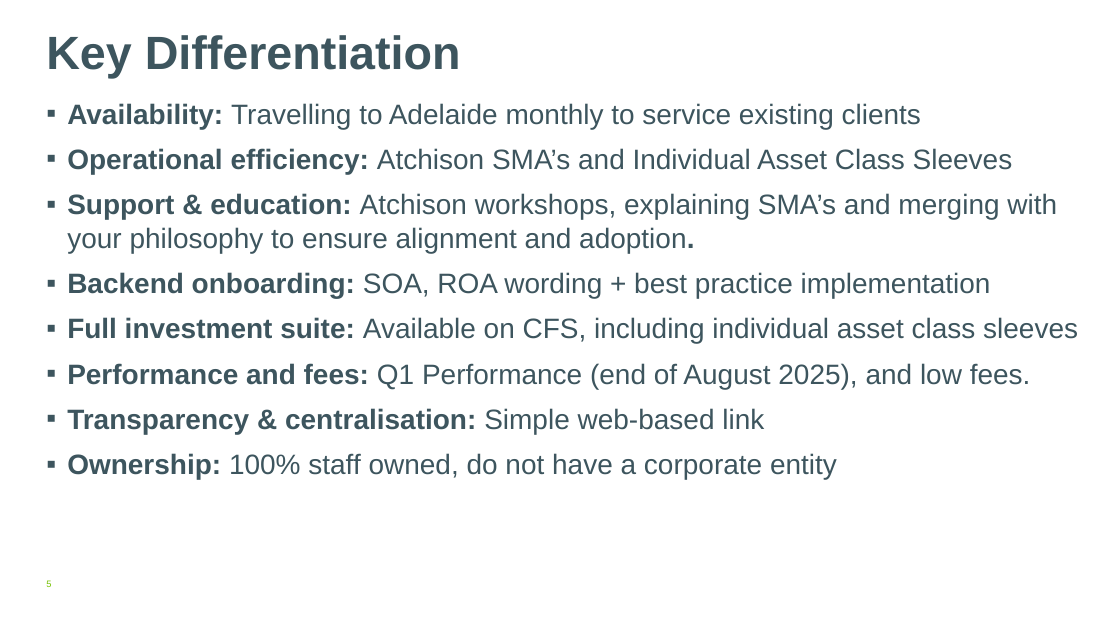
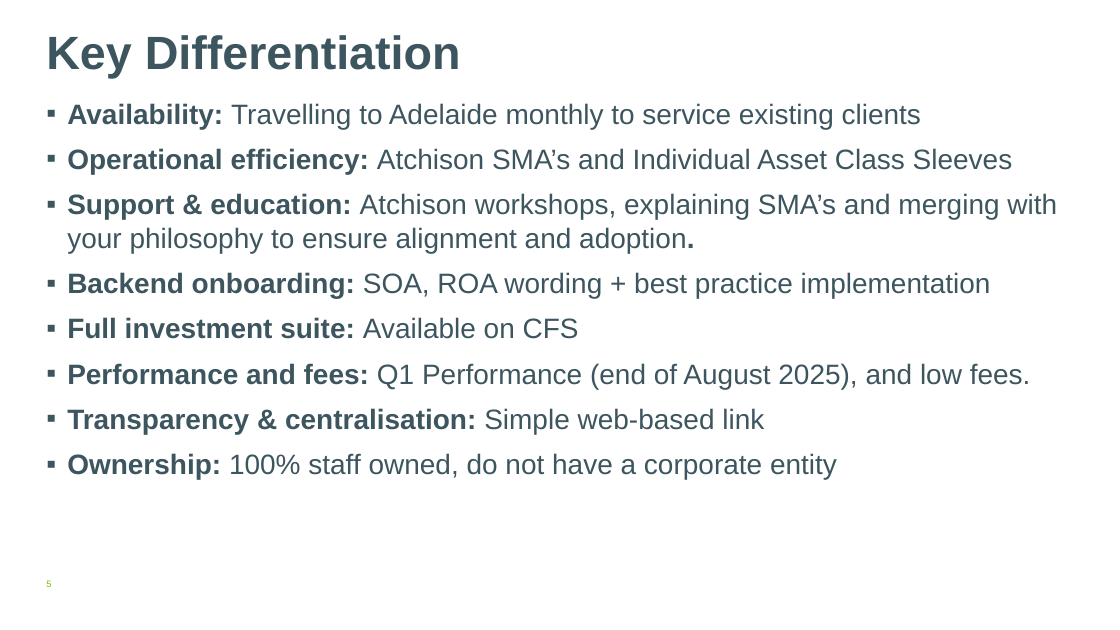
Before and after one commit to AtchisonClients/atchisonclients.github.io, a slide deck: slide 5 of assetsHTML/EMFS/EMFS-Atchison.pptx. Drawn at 1120x630 pixels with LibreOffice and Linux fonts; fonts in the diff are those of the drawing; background and template pictures are left out. Boxes give left, top, right and bottom in pixels: in the first picture for what was removed or moved away, otherwise in the second. Text is boxed around its words. In the diff, an @@ line names an element or a change of style, - is before the commit and + after.

```diff
--- a/assetsHTML/EMFS/EMFS-Atchison.pptx
+++ b/assetsHTML/EMFS/EMFS-Atchison.pptx
@@ text at (67,317,579,339): text changed; bold on @@
-▪ Full investment suite: Available on CFS, including individual asset class sleeves
+▪ Full investment suite: Available on CFS
```
Also in this commit, not shown: 2 other slides changed, 2 other files.
